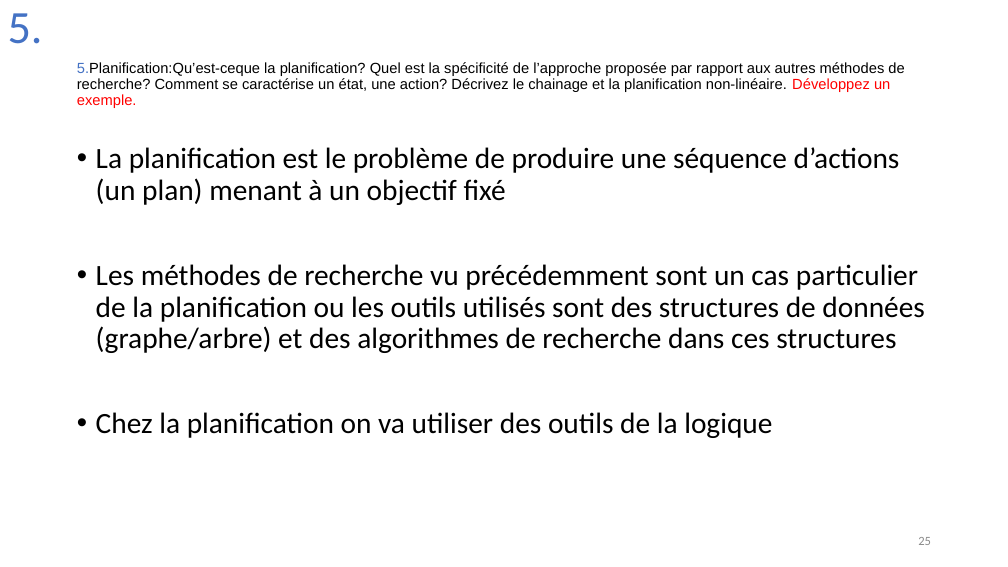
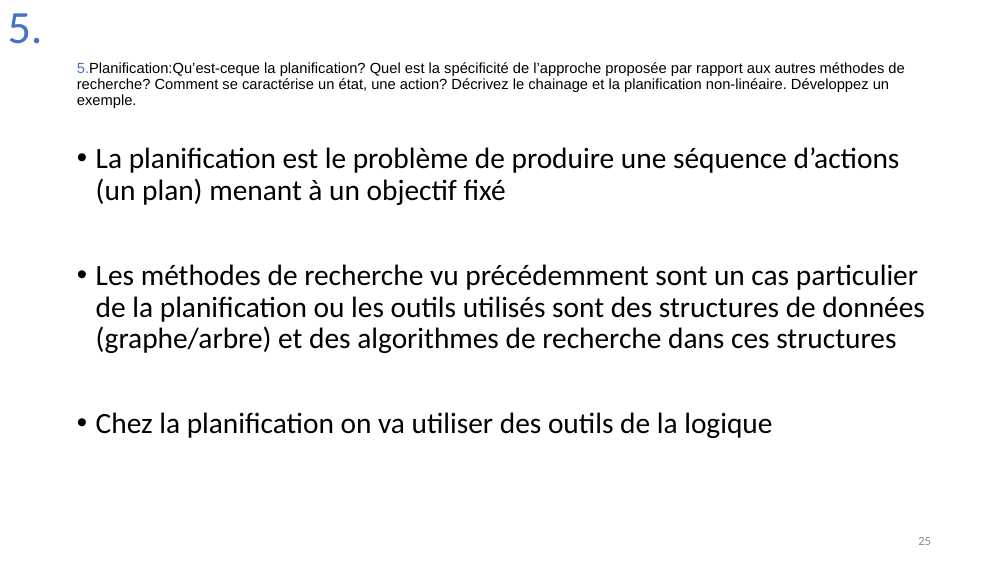
Before and after one commit to Joao-Quinta/Uni3eme, a slide deck: slide 25 of intelligenceArtificielle/Intelligence_artificielle_exam.pptx. Drawn at 1008x567 pixels with LibreOffice and Linux fonts; fonts in the diff are those of the drawing. Boxes give left, top, right and bottom in pixels: in the first picture for what was removed or moved away, otherwise in the second. Text is boxed around its words. In the diff, an @@ line names an element or a change of style, - is before the commit and + after.

```diff
--- a/intelligenceArtificielle/Intelligence_artificielle_exam.pptx
+++ b/intelligenceArtificielle/Intelligence_artificielle_exam.pptx
@@ title "5.Planification:Qu’est-ceque la planification? Quel est ..." at [77,62,904,108]: text colour #FF0000 to #000000 in "Développez un exemple." @@
```
Also in this commit, not shown: 5 other slides changed.
